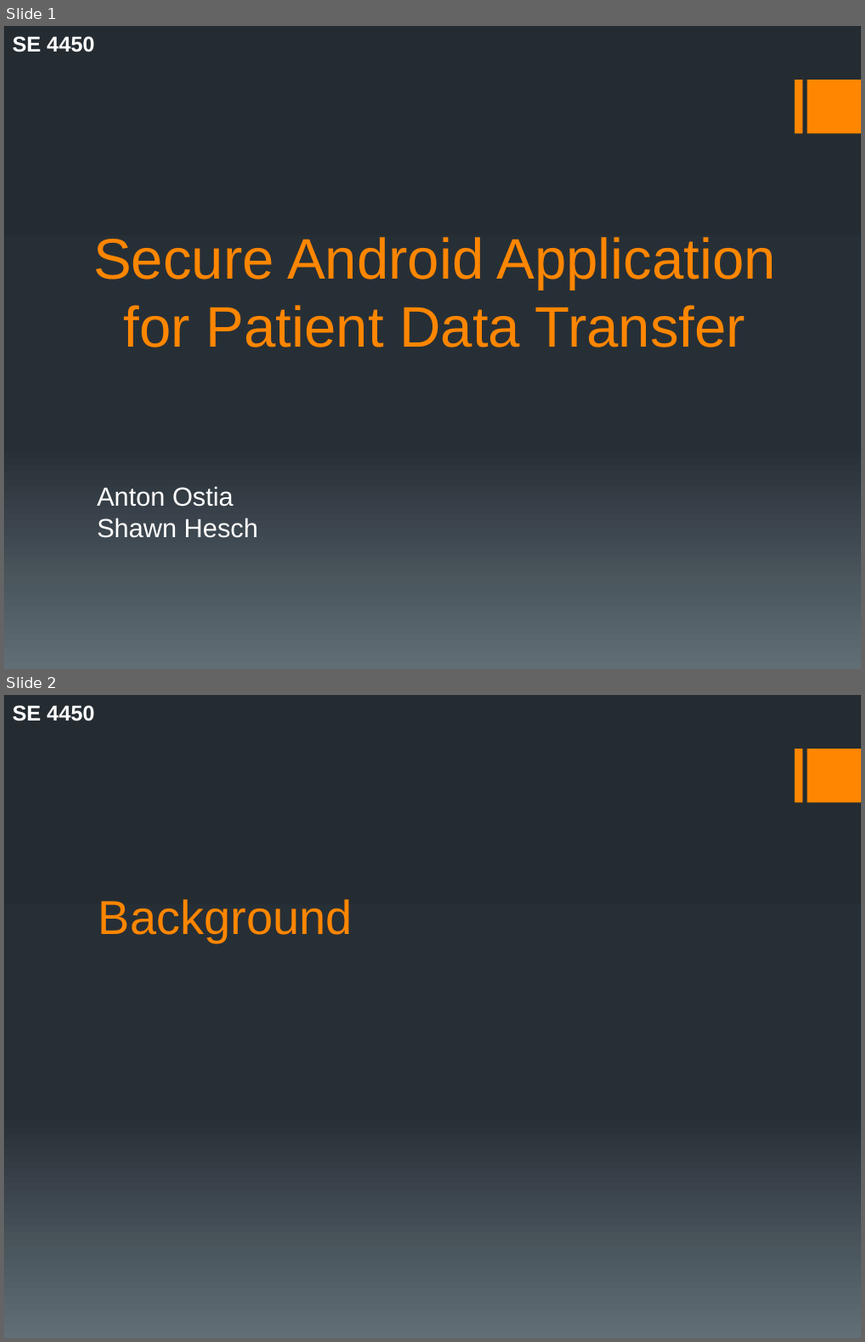
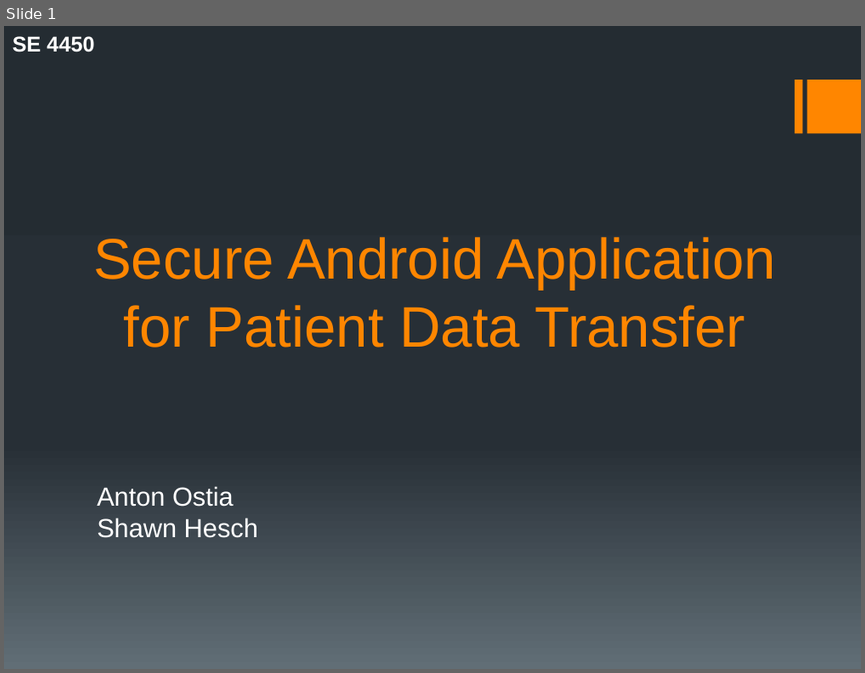
Before and after one commit to ShawnHesch/SAAPI, a slide deck: SAAPI_Walkthrough.pptx. Shown one above the other, each under a label of ours: slides 1 and 2 before the commit, slide 1 after it. The pictures are 865x1342 and 865x673 pixels, drawn with LibreOffice and Linux fonts; fonts in the diff are those of the drawing. Boxes give left, top, right and bottom in pixels: in the first picture for what was removed or moved away, otherwise in the second. Text is boxed around its words. In the diff, an @@ line names an element or a change of style, - is before the commit and + after.

```diff
--- a/SAAPI_Walkthrough.pptx
+++ b/SAAPI_Walkthrough.pptx
@@ slide 2 removed at (4,695,861,1338), background gradient #242C33 to #273037 to #636D76; not listed: 2 template elements that a slide beside it also shows @@
@@ text removed at (12,705,94,721) @@
-SE 4450
@@ title removed at (98,899,352,942) @@
-Background
```
Also in this commit, not shown: 12 slides added, 1 other slide removed, 4 other files.
